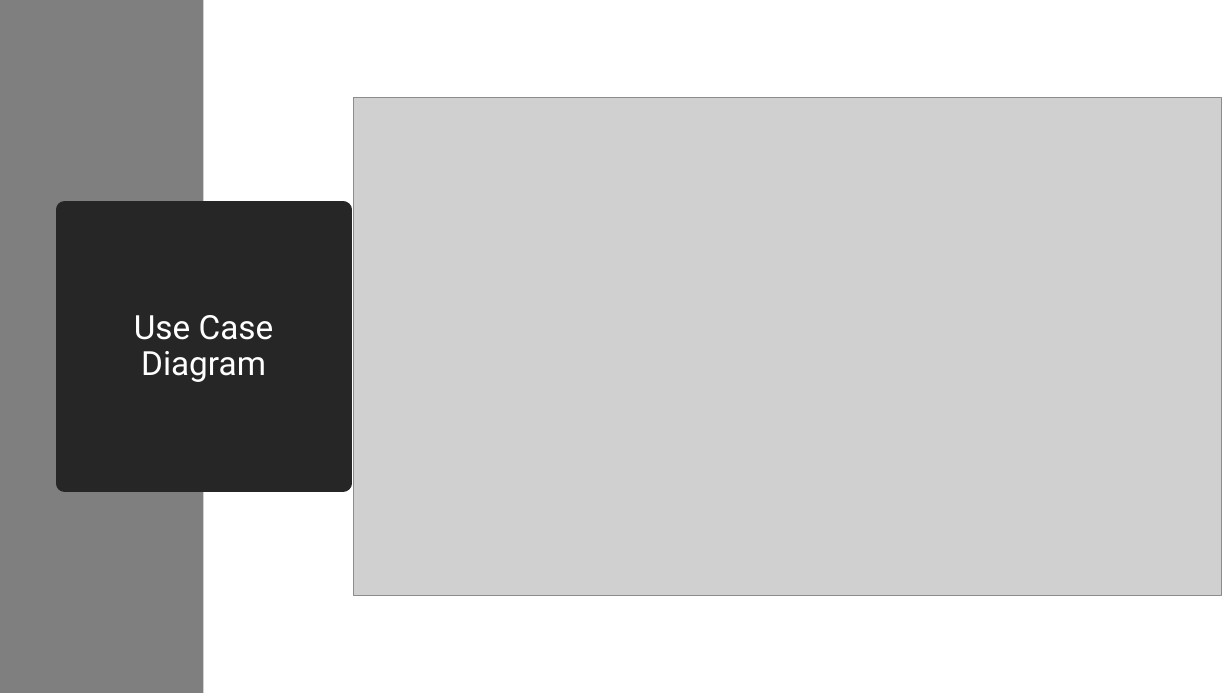
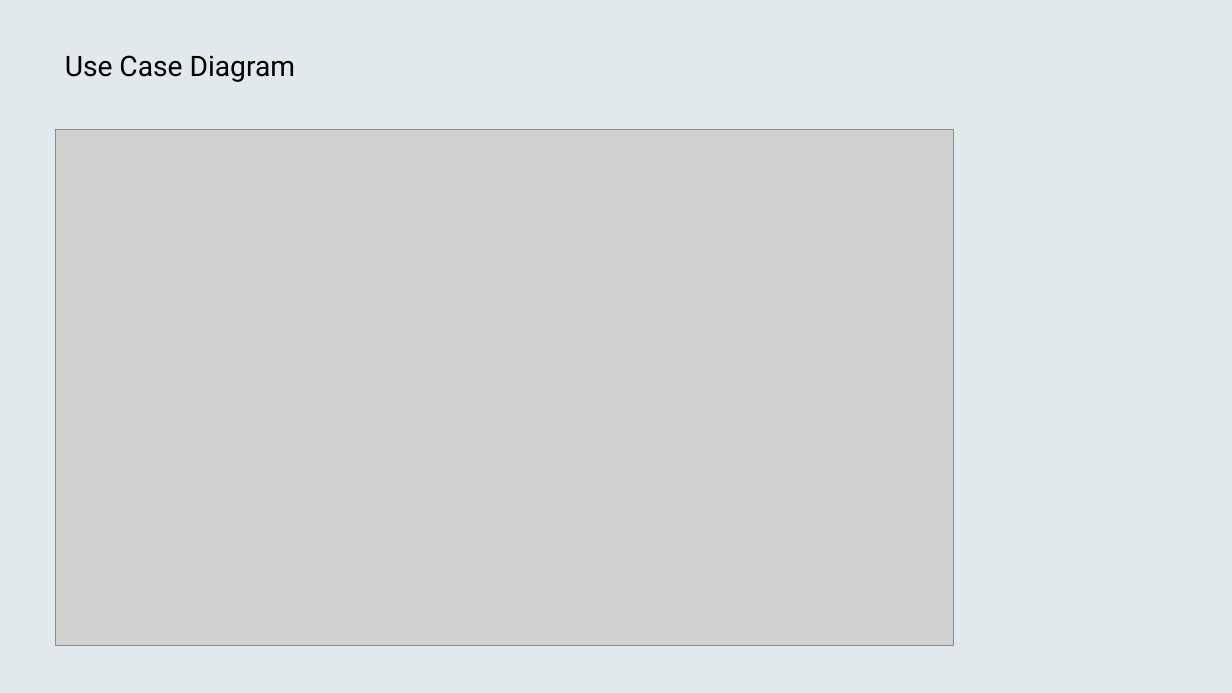
Before and after one commit to OkyanusAlbas/COMP1004SPA, a slide deck: slide 6 of Documents/Presentation1.pptx (slide 10 before the commit). Drawn at 1232x693 pixels with LibreOffice and Linux fonts; fonts in the diff are those of the drawing; grey boxes stand for pictures. Boxes give left, top, right and bottom in pixels: in the first picture for what was removed or moved away, otherwise in the second. Text is boxed around its words. In the diff, an @@ line names an element or a change of style, - is before the commit and + after.

```diff
--- a/Documents/Presentation1.pptx
+++ b/Documents/Presentation1.pptx
@@ rectangle removed at (0, 0, 203, 693) @@
@@ rectangle added at (0, 0, 1232, 693), fill #F2F2F2 @@
@@ rectangle added at (0, 0, 1232, 693), fill #0B76A0 at 7% opacity @@
@@ title "Use Case Diagram": place and size @@
-title "Use Case Diagram" at (65, 210, 343, 483)
+title "Use Case Diagram" at (55, 47, 784, 157)
@@ title "Use Case Diagram" at (55, 47, 784, 157): size 26 to 22 pt, text colour #FFFFFF to #000000; alignment centre to left; vertical alignment middle to top; fill #262626 to none; outline #262626 13.75 pt to none @@
@@ picture: place and size @@
-picture at (354, 97, 1222, 596)
+picture at (55, 129, 954, 646)
```
Also in this commit, not shown: 5 other slides changed, 3 slides added, 5 slides removed, 10 other files.
